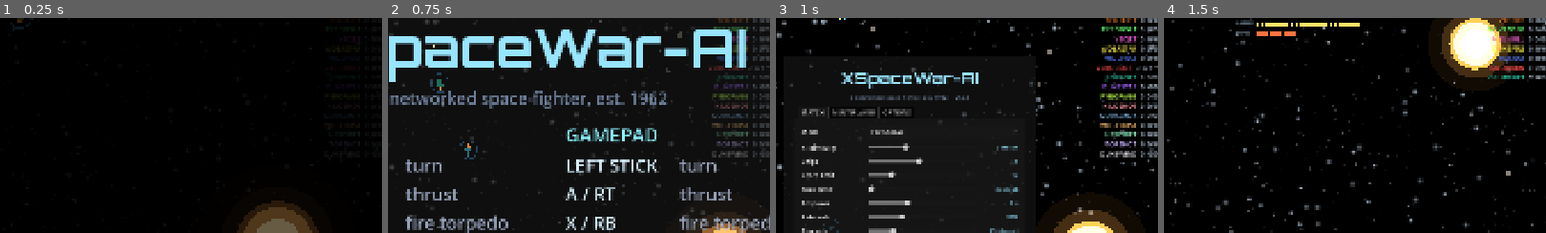
Above: before the commit, frames 1-4 (left to right).
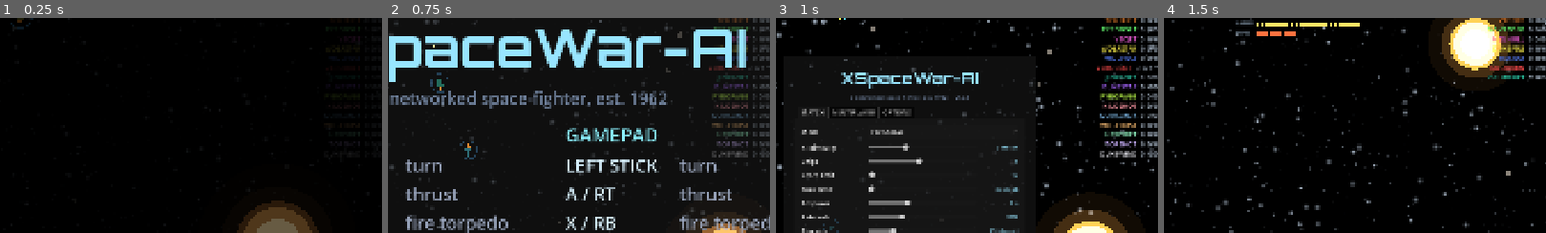
Above: after the commit, the same moments.

Repository: CryptoJones/XSpaceWar-AI
Game: Godot game, scene res://src/ui/main.tscn
Two runs of this game, one before a commit and one after it. Both use one fixed random seed, a clock stepped at 60 frames per second and the inputs below.
Inputs (mouse positions are % of the whole screen's width and height, from its top left):
- Up to frame 1 (0.25 s): no input
- Up to frame 2 (0.75 s): tap Enter at 0.5 s; move the mouse to (72, 45) at 0.52 s; hold D from 0.53 s (still down); tap Shift at 0.6 s; click (72, 45) at 0.67 s
- Up to frame 3 (1 s): keep holding D; tap Space at 0.77 s
- Up to frame 4 (1.5 s): release D at 1.25 s; click "PLAY — Skirmish vs AI" at 1.25 s
The pictures show only the part of the screen within x 32-82%, y 6-56%; the shares and areas given below are measured in that part.

Frames 1-2 are identical in both runs. In frame 3, 0.2% of the frame differs, in the area x 24-32%, y 71-75%; in frame 4, nothing differs.

Commit message:
Score limit slider max raised to 1024
Co-Authored-By: Claude Fable 5 <noreply@anthropic.com>

Diff:
--- a/src/ui/main.gd
+++ b/src/ui/main.gd
@@ -380,7 +380,7 @@
 		func(x: float) -> String: return ["Rookie", "Veteran", "Ace", "Insane"][int(x)])
 	_ships_slider = _slider_row(grid, "Ships", 1, 16, 1, 8,
 		func(x: float) -> String: return "1 (solo)" if int(x) == 1 else str(int(x)))
-	_limit_slider = _slider_row(grid, "Score limit", 0, 50, 1, 10,
+	_limit_slider = _slider_row(grid, "Score limit", 0, 1024, 1, 10,
 		func(x: float) -> String: return "endless" if int(x) == 0 else str(int(x)))
 	_time_slider = _slider_row(grid, "Time limit", 0, 30, 1, 0,
 		func(x: float) -> String: return "no clock" if int(x) == 0 else "%d min" % int(x))
